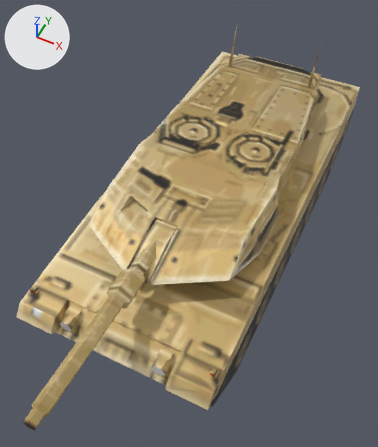
The COLLADA model Resources/Collada/Vehicles/Leopard/Leopard.dae: old version first, new version second.
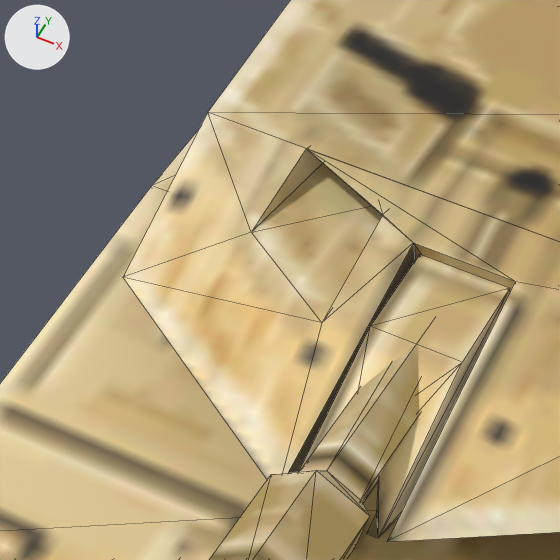
The first picture shows the older version from a camera (50 mm lens) standing at (0.9, -2.2, 2.67) and looking at (-0.01, -0.37, 0.39). The close-ups show both versions on the part from 16% to 50% of the width and 36% to 65% of the height of that picture; other places that the commit changed are outside them. Every picture has the same lights, and +X, +Y and +Z are marked at upper left. The close-ups show mesh edges as thin lines. Where no turn or scale is listed for an object, it has been applied to the vertices.

Names of what the first close-up shows: 'Barrel', 'Hull', 'Turret'.
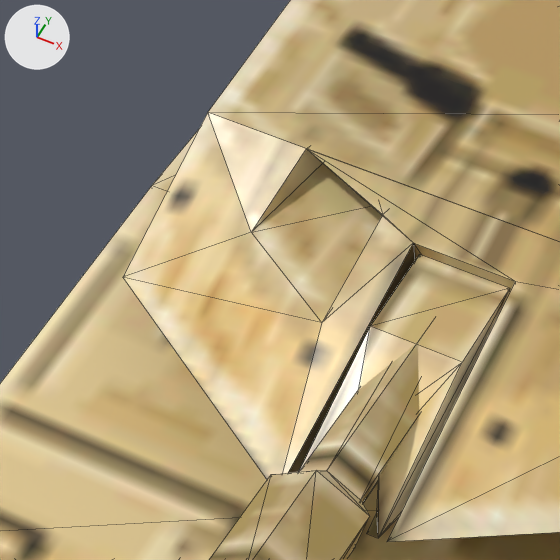
The change, as a list of edits to the scene's bpy script:
```text
Change mat_gr_turret:
    mat_gr_turret.roughness: 0.55 -> 0.25
```

Changed parts and their boxes [x1, y1, x2, y2] in the close-ups (560 x 560 px):
'Turret', surface changed
    both: [206, 111, 523, 535]
